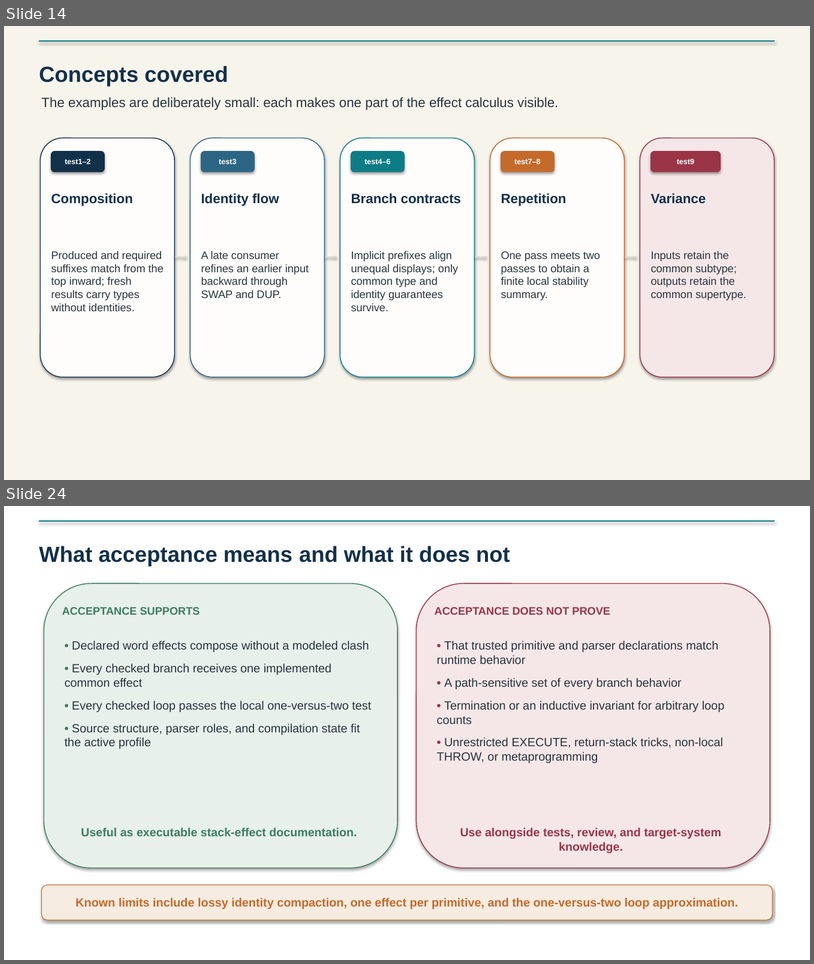
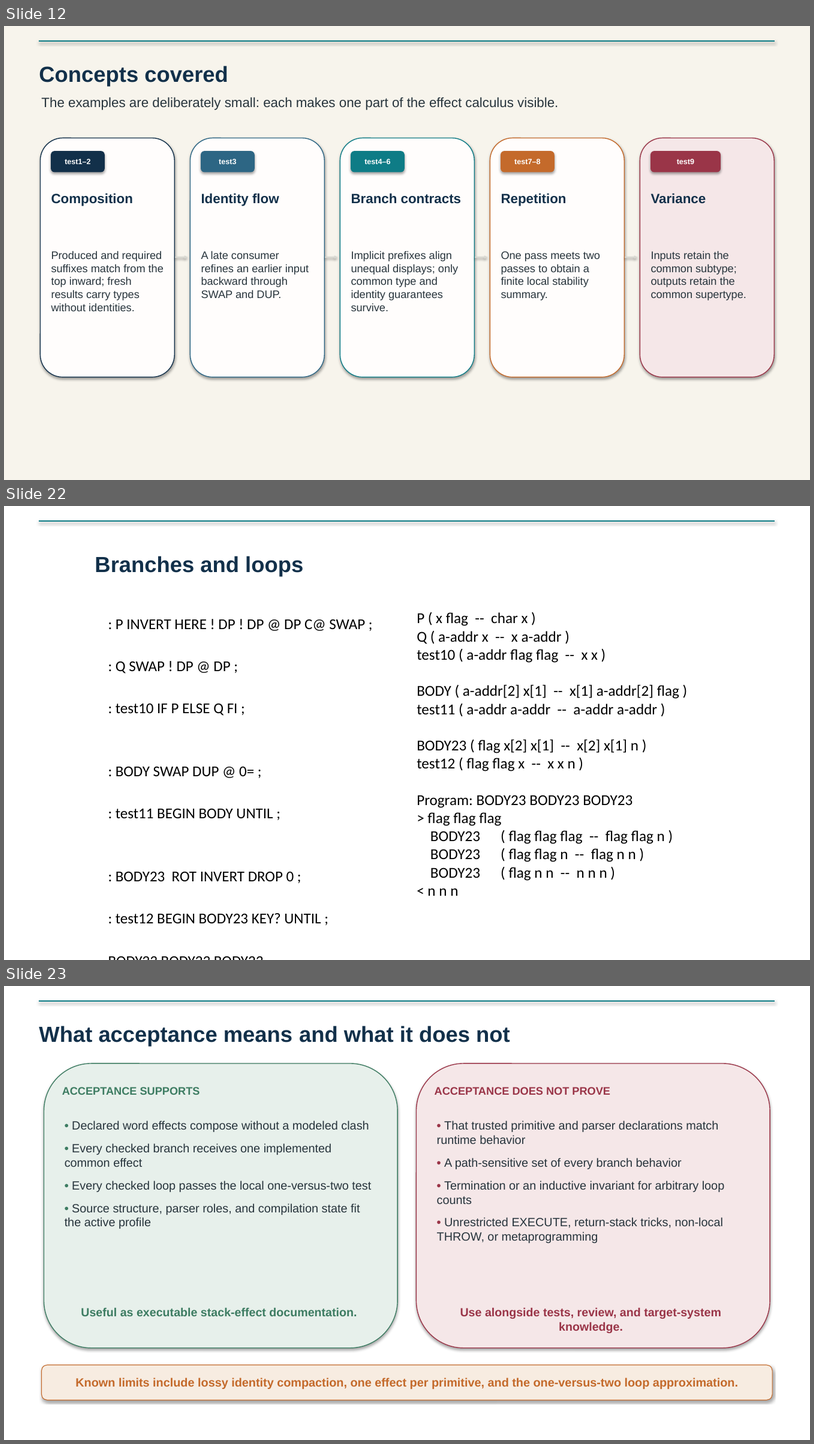
Before and after one commit to jpoial/evaluator, a slide deck: Configurable_Static_Type_Checking_EuroForth.pptx. Shown one above the other, each under a label of ours: slides 14 and 24 before the commit, slides 12, 22 and 23 after it; the slides between them are not shown. The pictures are 814x964 and 814x1444 pixels, drawn with LibreOffice and Linux fonts; fonts in the diff are those of the drawing. Boxes give left, top, right and bottom in pixels: in the first picture for what was removed or moved away, otherwise in the second. Text is boxed around its words. In the diff, an @@ line names an element or a change of style, - is before the commit and + after.

```diff
--- a/Configurable_Static_Type_Checking_EuroForth.pptx
+++ b/Configurable_Static_Type_Checking_EuroForth.pptx
@@ slide 22 added at [4,506,810,960], background #FFFFFF @@
@@ line added from (39, 521) to (776, 521), #0E7C86 1.8 pt @@
@@ title added at [95,556,303,577], 26 pt, text #12304A, bold @@
+Branches and loops
@@ text added at [417,612,680,895], 18 pt, text #000000 @@
+P ( x flag -- char x )
+Q ( a-addr x -- x a-addr )
+test10 ( a-addr flag flag -- x x )
+BODY ( a-addr[2] x[1] -- x[1] a-addr[2] flag )
+test11 ( a-addr a-addr -- a-addr a-addr )
+BODY23 ( flag x[2] x[1] -- x[2] x[1] n )
+test12 ( flag flag x -- x x n )
+Program: BODY23 BODY23 BODY23
+> flag flag flag
+BODY23 ( flag flag flag -- flag flag n )
+BODY23 ( flag flag n -- flag n n )
+BODY23 ( flag n n -- n n n )
+< n n n
@@ text added at [116,619,365,924], 17.9 pt, text #000000 @@
+: P INVERT HERE ! DP ! DP @ DP C@ SWAP ;
+: Q SWAP ! DP @ DP ;
+: test10 IF P ELSE Q FI ;
+: BODY SWAP DUP @ 0= ;
+: test11 BEGIN BODY UNTIL ;
+: BODY23 ROT INVERT DROP 0 ;
+: test12 BEGIN BODY23 KEY? UNTIL ;
+BODY23 BODY23 BODY23
@@ what was slide 14 is now slide 12 @@
@@ what was slide 24 is now slide 23 @@
```
Also in this commit, not shown: 12 slides changed, 2 slides removed, 1 other file.
